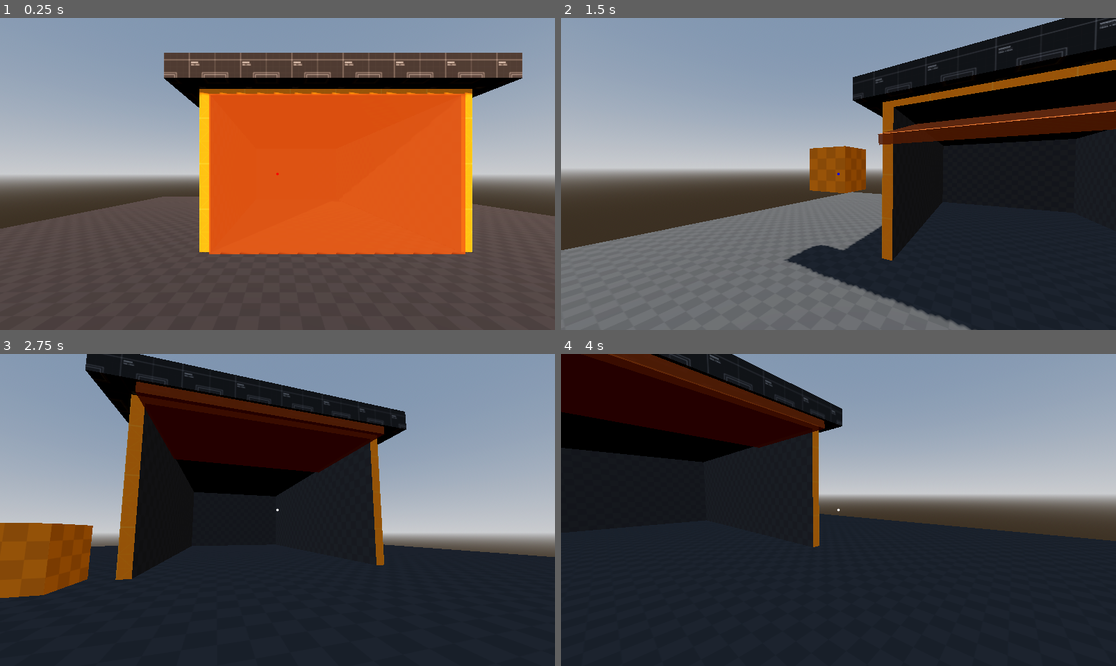
Above: before the commit, frames 1-4 (two rows, left to right).
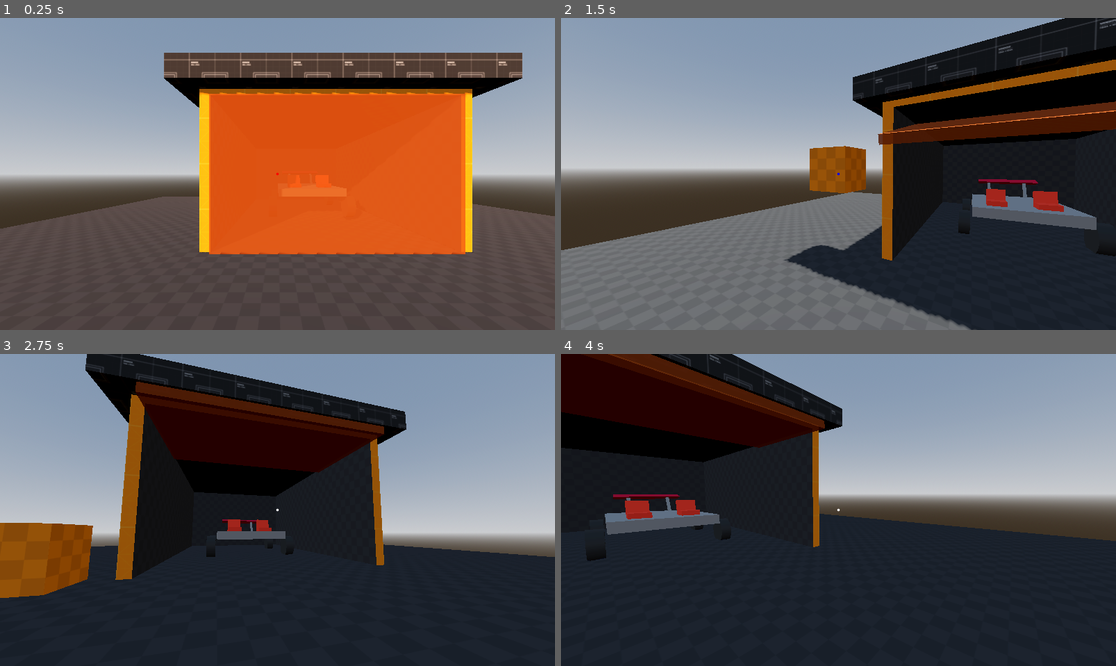
Above: after the commit, the same moments.

Repository: robb83/godot-multiplayer-sandbox-3d
Game: Godot game, scene res://scenes/levels/endless_trip.tscn
Same seed, same stepped clock (60 frames per second), same inputs: the game is played once before the commit and once after it. This scene is started directly instead of the project's main scene. Sound files missing from this copy of the repository are replaced by a short silence.
Inputs (mouse positions are in pixels of both pictures, inside the frame that each line leads up to):
- Up to frame 1 (0.25 s): no input
- Up to frame 2 (1.5 s): move the mouse to (866, 174) at 0.52 s; hold P (admin_time_speedup) from 0.53 s (still down); click (866, 174) at 0.6 s; tap Space (move_jump) at 0.77 s; move the mouse to (810, 174) at 1.27 s; right-click (810, 174) at 1.35 s
- Up to frame 3 (2.75 s): keep holding P (admin_time_speedup); tap Space (move_jump) at 1.52 s; move the mouse to (288, 503) at 2.02 s; hold Ctrl (move_crouch) from 2.03 s (still down)
- Up to frame 4 (4 s): keep holding P (admin_time_speedup); tap Enter at 2.75 s; move the mouse to (832, 516) at 2.77 s; release Ctrl (move_crouch) at 2.78 s; tap Shift (move_run) at 2.85 s; tap Space (move_jump) at 3.02, 3.77 s; move the mouse to (877, 513) at 3.52 s; tap F (vehicle_hazard) at 3.6 s

The runs differ from the first frame. In frame 1, 0.5% of the frame differs, in the area x 50-63%, y 50-58%; in frame 2, 2.1%, in the area x 71-100%, y 51-77%; in frame 3, 0.6%; in frame 4, 1.7%.

Commit message:
fix: load remote players chunks on server

Diff:
--- a/scenes/levels/endless_chunks/endless_trip_chunk_start.tscn
+++ b/scenes/levels/endless_chunks/endless_trip_chunk_start.tscn
@@ -3,6 +3,7 @@
 [ext_resource type="Script" uid="uid://dsn5hxvdur310" path="res://scripts/endless_chunk_instance.gd" id="1_g5v64"]
 [ext_resource type="Texture2D" uid="uid://bpnrngm7wcbmk" path="res://assets/kenney_prototype_textures/Vector/texture_09.svg" id="1_ix2sv"]
 [ext_resource type="PackedScene" uid="uid://cj74uk6yjvcay" path="res://objects/static_garage.tscn" id="2_g5v64"]
+[ext_resource type="PackedScene" uid="uid://crclfbh4hxcc5" path="res://objects/vehicle_car.tscn" id="4_y28o0"]
 
 [sub_resource type="BoxShape3D" id="BoxShape3D_8iarp"]
 size = Vector3(20, 0.1, 20)
@@ -34,3 +35,6 @@
 transform = Transform3D(1, 0, 0, 0, 1, 0, 0, 0, 1, 0, 0, -4)
 
 [node name="DynamicObjects" type="Node3D" parent="." unique_id=1792608229]
+
+[node name="VehicleCar" parent="DynamicObjects" unique_id=2060147052 instance=ExtResource("4_y28o0")]
+transform = Transform3D(1, 0, 0, 0, 1, 0, 0, 0, 1, 0, 1.333387, -3.9795754)
--- a/scripts/endless_chunk_manager.gd
+++ b/scripts/endless_chunk_manager.gd
@@ -55,8 +55,13 @@
 func chunk_loaded(chunk):
 	var peer_id = multiplayer.get_remote_sender_id()
 	print("[%s] chunk_loaded: %s, %s" % [multiplayer.get_unique_id(), chunk, peer_id])
+
+	if multiplayer.is_server() and not spawned_chunks.has(chunk):
+		_spawn_chunk(chunk)
+
 	if spawned_chunks.has(chunk):
 		spawned_chunks[chunk].set_synchronizers_visibility_for(multiplayer.get_remote_sender_id(), true)
+
 
 @rpc("any_peer")
 func chunk_removed(chunk):
